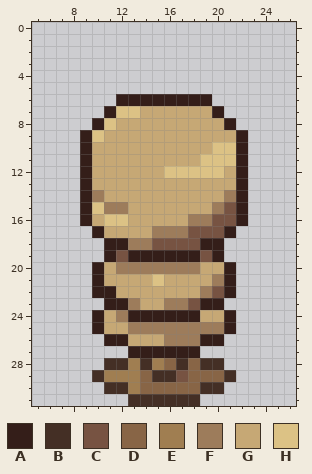
File history of a pixel-art file, _Data/Gameplay/DemmySilience.aseprite. Above, as it was before the edit.
32x32 pixels, 1 frame. Colours within 5 levels of each other are drawn and written as one. Shown: x 5..26, y 0..31.
Palette (. is transparent): A #341e19  B #442f25  C #775342  D #886546  E #a07e51  F #9d7c5b  G #c6a875  H #dcc285
Pixels before, first column x 9:
 6 ...AAAAAAAA...
 7 ..AHHGGGGGGA..
 8 .AHGGGGGGGGGA.
 9 AHGGGGGGGGGGGA
10 AGGGGGGGGGGHHA
11 AGGGGGGGGGHHHA
12 AGGGGGGHHHHHGA
13 AGGGGGGGGGGGGA
14 AFGGGGGGGGGGFA
15 AHFFGGGGGGGFCA
16 AGHHGGGGGFFCCA
17 .AGGGGFFFCCCA.
18 ..AAFFCCCCAA..
19 ..ACAAAAAACA..
20 .AGFFFFFFFGGA.
21 .AGGGGHGGGGFA.
22 .AAGGGGGGGFCA.
23 ..AAFGGFFCAA..
24 .AGFAAAAAAGGA.
25 .AGGFFFFFFFFA.
26 ..AAGGGFFFAA..
27 ....AAAAAA....
28 ..BBEBEDBDBB..
29 .BEEEDBBCDDDB.
30 ..BBEDDDDDBB..
31 ....BBBBBB....
Now the later version:
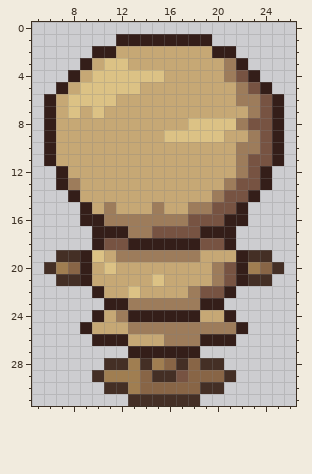
Diff:
y 1: x 12..19 ........ -> AAAAAAAA
y 2: x 10..21 ............ -> AAGGGGGGGGAA
y 3: x 9..22 .............. -> AGHHGGGGGGGGFA
y 4: x 8..23 ................ -> AGHHHHHHGGGGGFCA
y 5: x 7..24 .................. -> AGHHHHHGGGGGGGGFCA
y 6: x 6..25 ......AAAAAAAA...... -> AGHHHHGGGGGGGGGGFFCA
y 7: x 6..13 .....AHH -> AGHGHGGG; x 20..25 A..... -> GGGFCA
y 8: x 6..11 ....AH -> AGGGGG; x 18..25 GGGA.... -> HHHHFCCA
y 9: x 6..10 ...AH -> AGGGG; x 16..20 GGGGG -> HHHHH; x 22..25 A... -> GFCA
y 10: x 6..9 ...A -> AGGG; x 20..25 HHA... -> GGFFCA
y 11: x 6..9 ...A -> AGGG; x 19..25 HHHA... -> GGGFCCA
y 12: x 7..9 ..A -> AGG; x 16..20 HHHHH -> GGGGG; x 22..24 A.. -> FCA
y 13: x 7..9 ..A -> AFG; x 21..24 GA.. -> FCCA
y 14: x 8..10 .AF -> AGG; x 20..23 GFA. -> FCCA
y 15: x 10 H -> G; x 12 F -> G; x 15 G -> F; x 18..20 GGF -> FFC
y 16: x 10..19 GHHGGGGGFF -> AFFFFFFFCC; x 21 C -> A
y 17: x 11..17 GGGGFFF -> AAFFCCC; x 19..20 CC -> AA
y 18: x 10..21 .AAFFCCCCAA. -> ACCAAAAAACCA
y 19: x 7..24 ....ACAAAAAACA.... -> BBAHGFFFFFFFGGGABB
y 20: x 6..18 ....AGFFFFFFF -> BEDAGHGGGGGGG; x 20..25 GA.... -> FCAEDB
y 21: x 7..10 ...A -> BBAG; x 21..24 A... -> CABB
y 22: x 11 A -> G; x 13 G -> H; x 18..19 GF -> FC
y 23: x 14..15 GG -> FF; x 18 C -> F
y 25: x 9..10 .A -> AG; x 21..22 A. -> FA
y 26: x 10 . -> A; x 21 . -> A
Pixel boxes of the changes (left, top, right, bottom) in both pictures:
changed: (44, 34, 284, 346)
